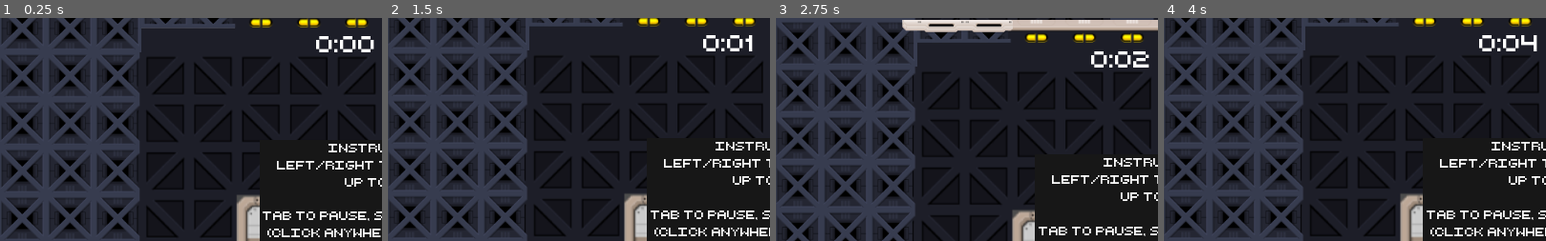
Above: before the commit, frames 1-4 (left to right).
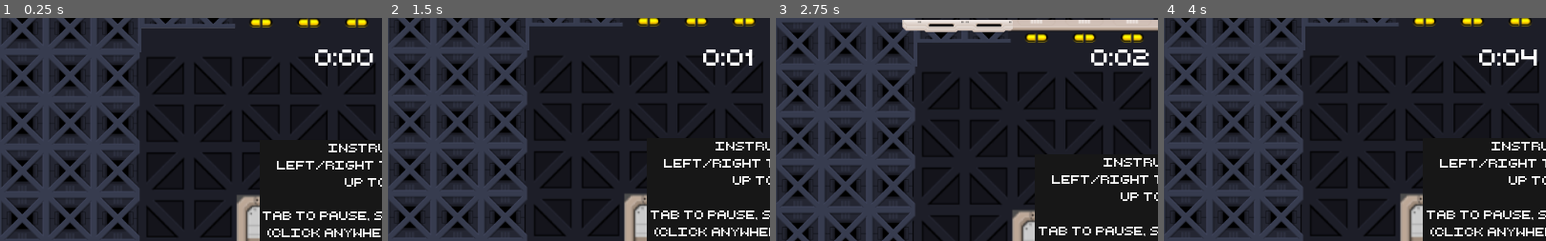
Above: after the commit, the same moments.

Repository: bsu-cs315/FP-LABS
Game: Godot game, scene res://src/Level-2.tscn
The game is run twice, just before and just after one commit, with the same random seed, the same clock (stepped at 60 frames per second) and the same inputs. This scene is started directly instead of the project's main scene.
Inputs:
- Up to frame 1 (0.25 s): no input
- Up to frame 2 (1.5 s): hold Right (move_right) from 0.53 s (still down); tap Up (jump) at 0.77 s
- Up to frame 3 (2.75 s): tap Up (jump) at 1.52 s; release Right (move_right) at 2.03 s; hold Left (move_left) from 2.03 s (still down)
- Up to frame 4 (4 s): release Left (move_left) at 2.78 s; hold Right (move_right) from 2.78 s (still down); tap Up (jump) at 3.02, 3.77 s
The pictures show only the part of the screen within x 5-55%, y 0-50%; the shares and areas given below are measured in that part.

The runs differ from the first frame. In frame 1, 0.9% of the frame differs, in the area x 82-98%, y 8-22%; in frame 2, 0.8%; in frame 3, 0.6%; in frame 4, 1.0%, in the area x 82-98%, y 7-22%.
Error before the commit: Invalid operands 'RID' and 'int' in operator '=='. (res://src/Level-2.gd:85)
Error after the commit: Invalid operands 'RID' and 'int' in operator '=='. (res://src/Level-2.gd:83)

Commit message:
Set timer in CanvasLayer to move with viewport

Diff:
--- a/src/Level-2.gd
+++ b/src/Level-2.gd
@@ -18,10 +18,10 @@
 onready var death_sound_player = $DeathSoundPlayer
 onready var win_sound_player = $WinSoundPlayer
 
-onready var timer_hud = $TimeHUD
-onready var time_label = $TimeHUD/TimeLabel
-onready var seconds_timer = $TimeHUD/SecondsTimer
-onready var minutes_timer = $TimeHUD/MinutesTimer
+onready var timer_hud = $TimeHUDLayer/TimeHUD
+onready var time_label = $TimeHUDLayer/TimeHUD/TimeLabel
+onready var seconds_timer = $TimeHUDLayer/TimeHUD/SecondsTimer
+onready var minutes_timer = $TimeHUDLayer/TimeHUD/MinutesTimer
 var seconds := 0
 var minutes := 0
 
@@ -34,8 +34,6 @@
 
 
 func _process(_delta):
-	if player:
-		timer_hud.rect_position.x = player_cam.get_camera_position().x - 43
 	if seconds <= 9:
 		time_label.text = str(minutes) + ":0" + str(seconds)
 	else:
--- a/src/Level-2.tscn
+++ b/src/Level-2.tscn
@@ -1018,25 +1018,27 @@
 
 [node name="LevelCam" type="Camera2D" parent="."]
 
-[node name="TimeHUD" type="MarginContainer" parent="."]
-margin_left = 331.359
-margin_top = 32.7579
-margin_right = 417.359
-margin_bottom = 72.7579
+[node name="TimeHUDLayer" type="CanvasLayer" parent="."]
+
+[node name="TimeHUD" type="MarginContainer" parent="TimeHUDLayer"]
+margin_left = 469.0
+margin_top = 32.0
+margin_right = 555.0
+margin_bottom = 72.0
 __meta__ = {
 "_edit_use_anchors_": false
 }
 
-[node name="TimeLabel" type="Label" parent="TimeHUD"]
+[node name="TimeLabel" type="Label" parent="TimeHUDLayer/TimeHUD"]
 margin_right = 86.0
 margin_bottom = 40.0
 custom_fonts/font = SubResource( 32 )
 text = "x:xx"
 
-[node name="SecondsTimer" type="Timer" parent="TimeHUD"]
+[node name="SecondsTimer" type="Timer" parent="TimeHUDLayer/TimeHUD"]
 autostart = true
 
-[node name="MinutesTimer" type="Timer" parent="TimeHUD"]
+[node name="MinutesTimer" type="Timer" parent="TimeHUDLayer/TimeHUD"]
 wait_time = 60.0
 autostart = true
 
@@ -1192,8 +1194,8 @@
 [connection signal="timeout" from="Player/QueueFreeTimer" to="." method="_on_QueueFreeTimer_timeout"]
 [connection signal="body_shape_entered" from="TrapsArea" to="." method="_on_TrapsArea_body_shape_entered"]
 [connection signal="body_shape_entered" from="WinArea" to="." method="_on_WinArea_body_shape_entered"]
-[connection signal="timeout" from="TimeHUD/SecondsTimer" to="." method="_on_SecondsTimer_timeout"]
-[connection signal="timeout" from="TimeHUD/MinutesTimer" to="." method="_on_MinutesTimer_timeout"]
+[connection signal="timeout" from="TimeHUDLayer/TimeHUD/SecondsTimer" to="." method="_on_SecondsTimer_timeout"]
+[connection signal="timeout" from="TimeHUDLayer/TimeHUD/MinutesTimer" to="." method="_on_MinutesTimer_timeout"]
 [connection signal="pressed" from="GameOverLoseHUD/VBoxContainer/HBoxContainer/RetryButton" to="." method="_on_RetryButton_pressed"]
 [connection signal="pressed" from="GameOverLoseHUD/VBoxContainer/HBoxContainer/MainMenuButton" to="." method="_on_MainMenuButton_pressed"]
 [connection signal="pressed" from="GameOverWinHUD/VBoxContainer/HBoxContainer/ReplayButton" to="." method="_on_RetryButton_pressed"]
